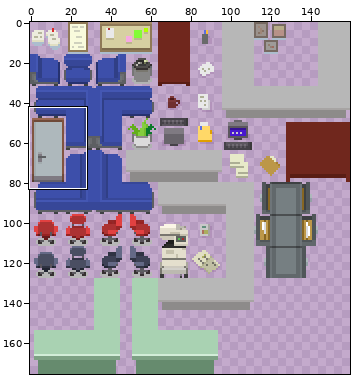
Sprite sheet, stored at Assets/Resources/2D/GamePlay/Map/Tileset-Parte1.png. Above, an overview of the earlier version with the close-up marked.
Close-up. Old version:
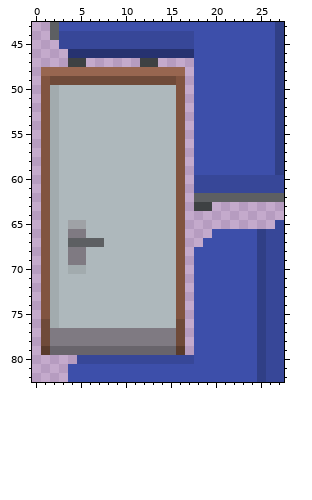
The file is 160x176 pixels. Colours within 5 levels of each other are drawn and written as one. Shown: x 0..27, y 43..82.
New version:
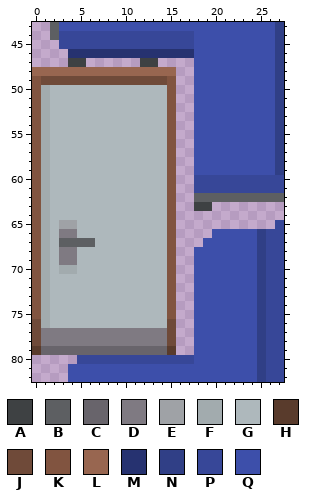
Palette (. is transparent): A #3e4143  B #5d5f62  C #68646b  D #7f7a82  E #9fa2a6  F #a2abae  G #aeb8bc  H #593b2c  J #6f4a39  K #815440  L #986650  M #263270  N #303f86  P #374798  Q #3d4faa
Changes in this commit:
Changed rows in their new state; - is an unchanged pixel.
first column x 0:
48 L---------------.
49 KJ-------------K.
50 KFG------------K.
51 KFG------------K.
52 KFG------------K.
53 KFG------------K.
54 KFG------------K.
55 KFG------------K.
56 KFG------------K.
57 KFG------------K.
58 KFG------------K.
59 KFG------------K.
60 KFG------------K.
61 KFG------------K.
62 KFG------------K.
63 KFG------------K.
64 KFG------------K.
65 KFGE-G---------K.
66 KFGD-G---------K.
67 KFGB---G-------K.
68 KFGD-G---------K.
69 KFGD-G---------K.
70 KFGF-G---------K.
71 KFG------------K.
72 KFG------------K.
73 KFG------------K.
74 KFG------------K.
75 KFG------------K.
76 JFG------------J.
77 JD-------------J.
78 JD-------------J.
79 HC-------------H.
Where, in picture pixels (left, top, right, bottom), the same in both close-ups:
changed: (32, 67, 104, 355)
changed: (167, 67, 185, 355)
